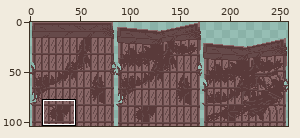
Sprite sheet: data/sprites/foreground_building_c.png. Above: a wide view before the commit, with the close-up outlined.
Close-up. Before:
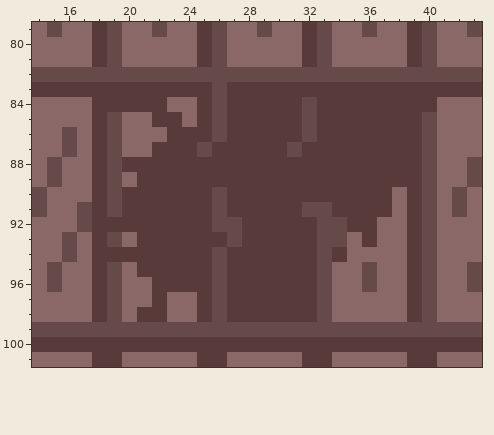
The file is 258x104 pixels. Shown: x 14..43, y 79..101. The commit also changed other parts of the picture, which this record leaves out.
New version:
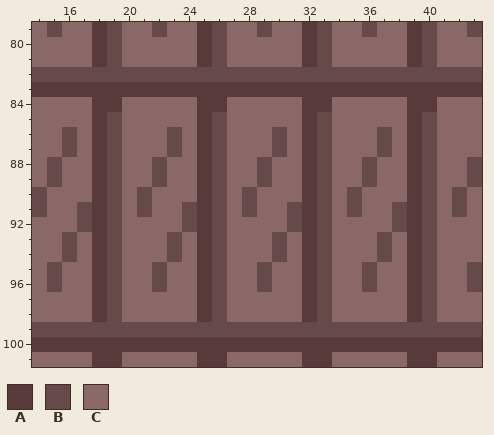
Palette (. is transparent): A #593a3a  B #664a4a  C #8a6868
Change:
y 83: x 26 B -> A
y 84: x 20..22 AAA -> CCC; x 26..32 BAAAAAB -> ACCCCCA; x 34..38 AAAAA -> CCCCC
y 85: x 22..23 AA -> CC; x 27..38 AAAAABAAAAAA -> CCCCCABCCCCC
y 86: x 23..24 AA -> BC; x 27..38 AAAAABAAAAAA -> CCCBCABCCCBC
y 87: x 22..31 AAABAAAAAB -> CBCABCCCBC; x 33..38 AAAAAA -> BCCCBC
y 88: x 20..24 AAAAA -> CCBCC; x 26..31 AAAAAA -> BCCBCC; x 33..38 AAAAAA -> BCCBCC
y 89: x 21..24 AAAA -> CBCC; x 26..31 AAAAAA -> BCCBCC; x 33..38 AAAAAA -> BCCBCC
y 90: x 20..24 AAAAA -> CBCCC; x 27..31 AAAAA -> CBCCC; x 33..37 AAAAA -> BCBCC
y 91: x 20..24 AAAAA -> CBCCB; x 27..32 AAAAAB -> CBCCBA; x 34..38 AAAAC -> CBCCB
y 92: x 19..24 AAAAAA -> BCCCCB; x 27..31 BAAAA -> CCCCB; x 34..36 BAA -> CCC; x 38 C -> B
y 93: x 21..24 AAAA -> CCBC; x 26..31 ABAAAA -> BCCCBC; x 34 B -> C; x 36..37 AC -> CB
y 94: x 19..24 AAAAAA -> BCCCBC; x 27..31 AAAAA -> CCCBC; x 34 A -> C; x 37 C -> B
y 95: x 21..24 AAAA -> CBCC; x 27..31 AAAAA -> CCBCC
y 96: x 22..24 AAA -> BCC; x 27..31 AAAAA -> CCBCC
y 97: x 22 A -> C; x 27..31 AAAAA -> CCCCC
y 98: x 21..22 AA -> CC; x 27..31 AAAAA -> CCCCC
